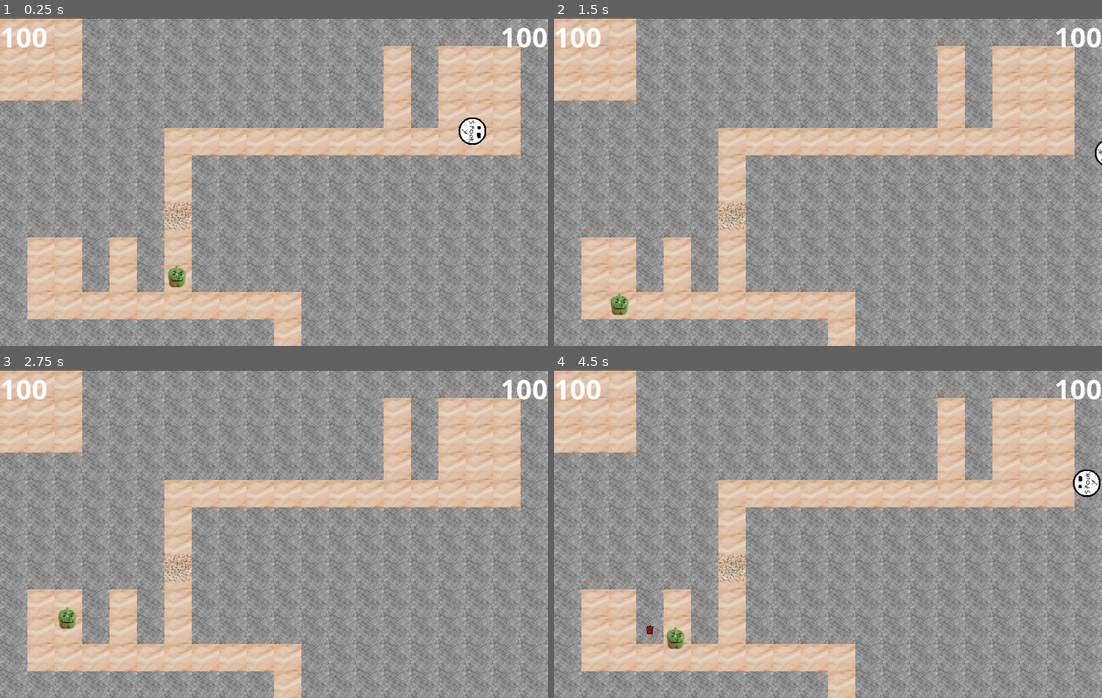
Above: before the commit, frames 1-4 (two rows, left to right).
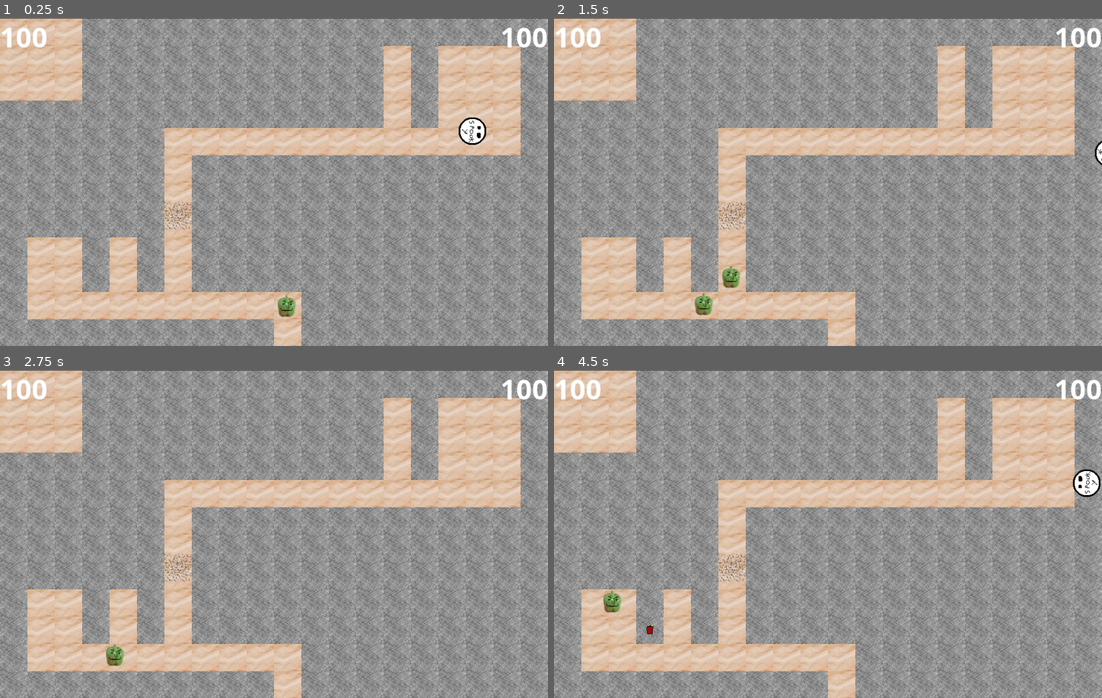
Above: after the commit, the same moments.

Repository: Solid-Squid-Contingent/LD-48
Game: Godot game, scene res://scenes/Main.tscn
The game is run twice, just before and just after one commit, with the same random seed, the same clock (stepped at 60 frames per second) and the same inputs.
Inputs (mouse positions are in pixels of both pictures, inside the frame that each line leads up to):
- Up to frame 1 (0.25 s): no input
- Up to frame 2 (1.5 s): move the mouse to (948, 165) at 0.52 s; press the mouse at (948, 165) at 0.53 s; hold D (right) 0.53-1.28 s; move the mouse to (718, 198) at 1.27 s; release the mouse at (718, 198) at 1.28 s; hold S (down) from 1.28 s (still down); right-click (718, 198) at 1.35 s
- Up to frame 3 (2.75 s): move the mouse to (328, 461) at 2.02 s; release S (down) at 2.03 s; press the mouse at (328, 461) at 2.03 s; hold D (right) from 2.03 s (still down)
- Up to frame 4 (4.5 s): move the mouse to (800, 599) at 2.77 s; release D (right) at 2.78 s; release the mouse at (800, 599) at 2.78 s; hold W (up) 2.78-3.53 s; right-click (800, 599) at 2.85 s; move the mouse to (992, 583) at 3.52 s; press the mouse at (992, 583) at 3.53 s; hold A (left) from 3.53 s (still down); move the mouse to (663, 484) at 4.27 s; release the mouse at (663, 484) at 4.28 s; right-click (663, 484) at 4.35 s

The runs differ from the first frame. In frame 1, 0.4% of the frame differs, in the area x 30-54%, y 75-92%; in frame 2, 0.5%, in the area x 10-34%, y 75-91%; in frame 3, 0.4%; in frame 4, 0.4%.

Commit message:
Add enemy groups

Diff:
--- a/project.godot
+++ b/project.godot
@@ -8,17 +8,22 @@
 
 config_version=4
 
+_global_script_classes=[ {
+"base": "KinematicBody2D",
+"class": "Enemy",
+"language": "GDScript",
+"path": "res://scripts/Enemy.gd"
+} ]
+_global_script_class_icons={
+"Enemy": ""
+}
+
 [application]
 
 config/name="Test"
 run/main_scene="res://scenes/Main.tscn"
 config/icon="res://icon.png"
 
-[layer_names]
-
-2d_physics/layer_1="Walls"
-2d_physics/layer_2="Traps"
-2d_physics/layer_3="Enemies"
 [display]
 
 window/size/width=1000
@@ -56,6 +61,12 @@
  ]
 }
 
+[layer_names]
+
+2d_physics/layer_1="Walls"
+2d_physics/layer_2="Traps"
+2d_physics/layer_3="Enemies"
+
 [physics]
 
 common/enable_pause_aware_picking=true
--- a/scenes/Enemy.tscn
+++ b/scenes/Enemy.tscn
@@ -7,6 +7,7 @@
 radius = 20.0673
 
 [node name="Enemy" type="KinematicBody2D"]
+collision_layer = 4
 script = ExtResource( 2 )
 
 [node name="Sprite" type="Sprite" parent="."]
--- a/scenes/Main.tscn
+++ b/scenes/Main.tscn
@@ -73,7 +73,7 @@
 position = Vector2( 869.444, 126.256 )
 
 [node name="Enemy" parent="." instance=ExtResource( 3 )]
-position = Vector2( 323.896, 424.138 )
+position = Vector2( 526.896, 578.138 )
 collision_layer = 4
 
 [node name="Spikes" parent="." instance=ExtResource( 5 )]
--- a/scripts/Enemy.gd
+++ b/scripts/Enemy.gd
@@ -1,4 +1,5 @@
 extends KinematicBody2D
+class_name Enemy
 
 onready var treasureRayCast = $TreasureRayCast
 var treasurePosition
@@ -24,12 +25,17 @@
 var explored = {}
 
 var dynamiteScene = preload("res://scenes/Dynamite.tscn")
-
-export var drunkPathfinding: bool = false
-export var demolition: bool = true
-export var speed: int = 200
-
-var health = 100;
+onready var enemyScene = load("res://scenes/Enemy.tscn")
+
+class Stats:
+	var drunkPathfinding: bool = false
+	var demolition: bool = true
+	var speed: int = 200
+	var maxHealth: int = 200
+
+var individualStats = [Stats.new(), Stats.new()]
+var groupStats = Stats.new()
+var health = 1
 
 # Called when the node enters the scene tree for the first time.
 func _ready():
@@ -92,6 +98,32 @@
 	currentTreeNode = null
 	explored.clear()
 
+func updateGroupStats():
+	groupStats.drunkPathfinding = true
+	groupStats.demolition = false
+	groupStats.speed = 0
+	groupStats.maxHealth = 0
+
+	for stat in individualStats:
+		if !stat.drunkPathfinding:
+			groupStats.drunkPathfinding = false
+		if stat.demolition:
+			groupStats.demolition = true
+		groupStats.speed += stat.speed
+		groupStats.maxHealth += stat.maxHealth
+
+	groupStats.speed /= individualStats.size()
+
+func seperateGroup(stats, i):
+	var enemy : Enemy = enemyScene.instance()
+	enemy.explored = explored
+	enemy.individualStats = stats
+	enemy.updateGroupStats()
+	enemy.currentTreeNode = currentTreeNode.children[i]
+	enemy.position = position
+	enemy.nextWaypoint = centeredWorldPosition(enemy.currentTreeNode.tileIndex)
+	get_parent().add_child(enemy)
+
 func getNextWaypoint():
 	if (treasurePosition - global_position).length() < 5:
 		player.health -= 10
@@ -102,7 +134,7 @@
 	if !treasureRayCast.is_colliding():
 		return treasurePosition
 
-	if drunkPathfinding:
+	if groupStats.drunkPathfinding:
 		return getRandomAdjacentWaypoint()
 	else:
 		var posInMap = positionInMap()
@@ -127,11 +159,31 @@
 
 		if currentTreeNode.children.empty():
 			if currentTreeNode.parent:
+				currentTreeNode.parent.children.erase(currentTreeNode)
 				currentTreeNode = currentTreeNode.parent
-				currentTreeNode.children.remove(0)
 			else:
 				resetNavigation()
 				return getNextWaypoint()
+		elif currentTreeNode.children.size() > 1 and individualStats.size() > 1:
+			if currentTreeNode.children.size() >= individualStats.size():
+				for i in range(individualStats.size() - 1):
+					seperateGroup([individualStats[i]], i)
+
+				currentTreeNode = currentTreeNode.children[individualStats.size() - 1]
+
+				individualStats = [individualStats[individualStats.size() - 1]]
+				updateGroupStats()
+			else:
+				var enemiesPerPath = individualStats.size() / currentTreeNode.children.size()
+				for i in range(currentTreeNode.children.size() - 1):
+					seperateGroup(individualStats.slice(i * enemiesPerPath, (i + 1) * enemiesPerPath), i)
+
+				currentTreeNode = currentTreeNode.children.back()
+
+				individualStats = individualStats.slice(
+							currentTreeNode.children.size() * enemiesPerPath,
+							individualStats.size())
+				updateGroupStats()
 		else:
 			currentTreeNode = currentTreeNode.children[0]
 
@@ -156,15 +208,15 @@
 			dynamite.position = centeredWorldPosition(demolishPos)
 			get_parent().add_child(dynamite)
 
-
 func _physics_process(delta):
 	if (nextWaypoint-position).length() < 5 or nextWaypoint.x < 0:
 		nextWaypoint = getNextWaypoint()
 
-	if demolition:
+	if groupStats.demolition:
 		demolish(delta)
 
-	move_and_slide((nextWaypoint-position).normalized() * speed)
+	move_and_slide((nextWaypoint-position).normalized() * groupStats.speed)
 	for collisionIndex in range(get_slide_count()):
 		var collision = get_slide_collision(collisionIndex)
-		collision.collider.collideWith(self)
+		if collision.collider.has_method("collideWith"):
+			collision.collider.collideWith(self)
